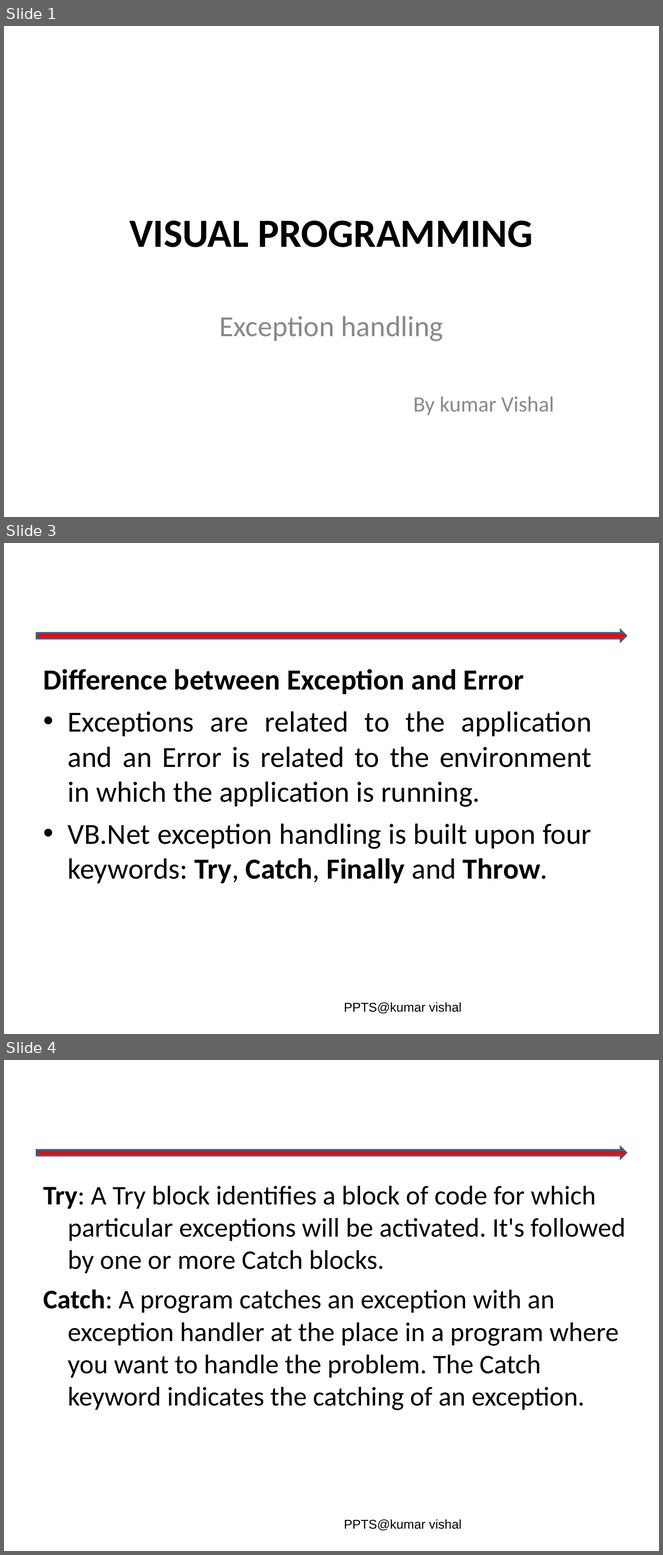
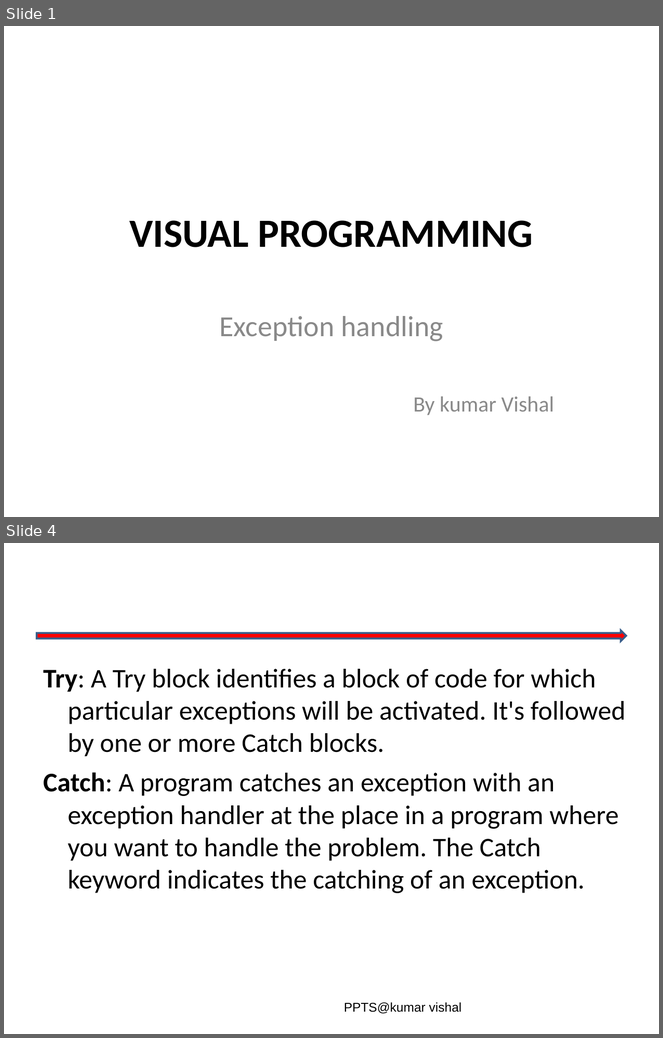
Before and after one commit to vishalamc/visualbasic, a slide deck: Exception handling.ppt. Shown one above the other, each under a label of ours: slides 1, 3 and 4 before the commit, slides 1 and 4 after it; the slides between them are not shown. The pictures are 663x1555 and 663x1038 pixels, drawn with LibreOffice and Linux fonts; fonts in the diff are those of the drawing; background and template pictures are left out. Boxes give left, top, right and bottom in pixels: in the first picture for what was removed or moved away, otherwise in the second. Text is boxed around its words. In the diff, an @@ line names an element or a change of style, - is before the commit and + after.

```diff
--- a/Exception handling.ppt
+++ b/Exception handling.ppt
@@ slide 3 removed at bbox=[4, 543, 659, 1034], background #FFFFFF; not listed: 2 template elements that a slide beside it also shows @@
@@ text removed at bbox=[43, 669, 592, 884] @@
-Difference between Exception and Error
-• Exceptions are related to the application and an Error is related to the environment in which the application is running.
-• VB.Net exception handling is built upon four keywords: Try, Catch, Finally and Throw.
```
Also in this commit, not shown: 4 slides changed, 7 slides added, 7 other files.
